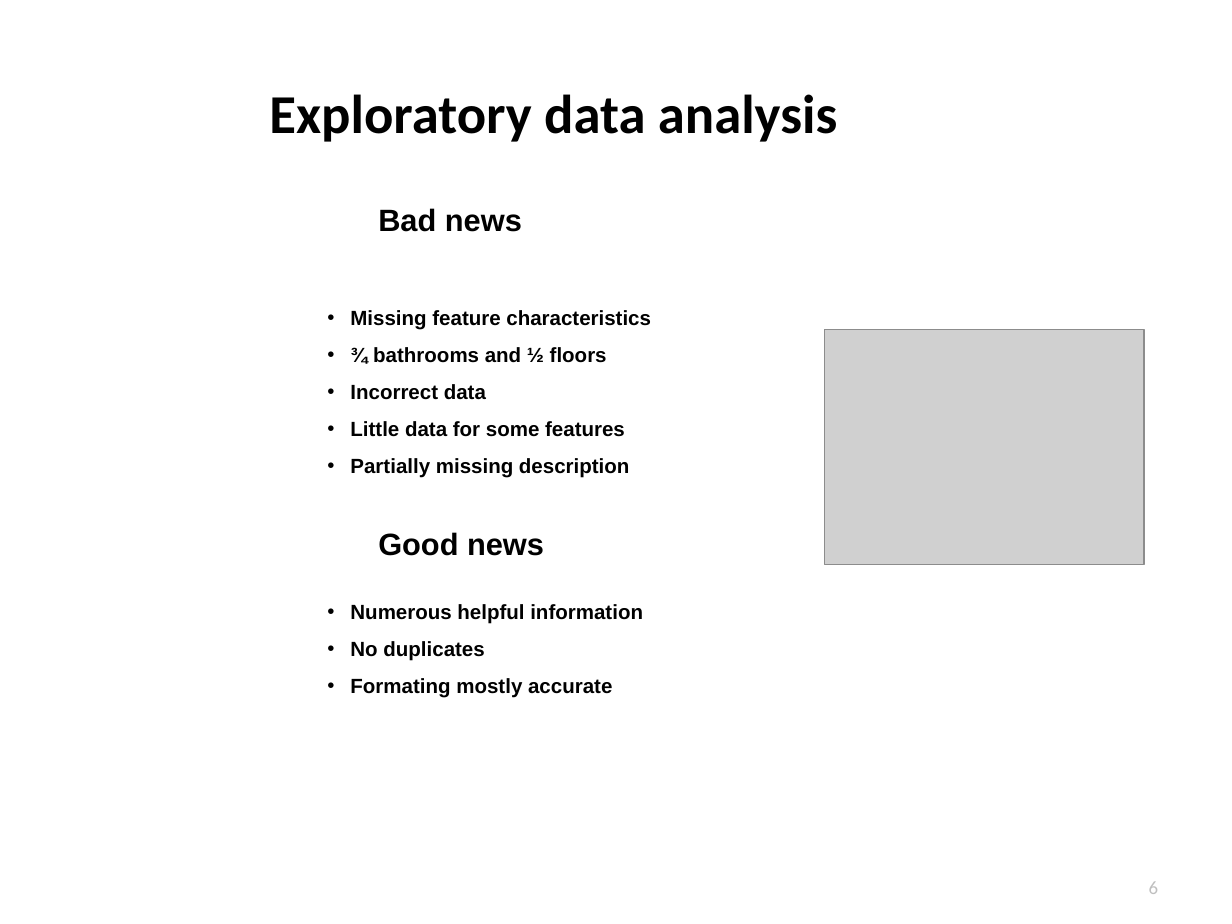
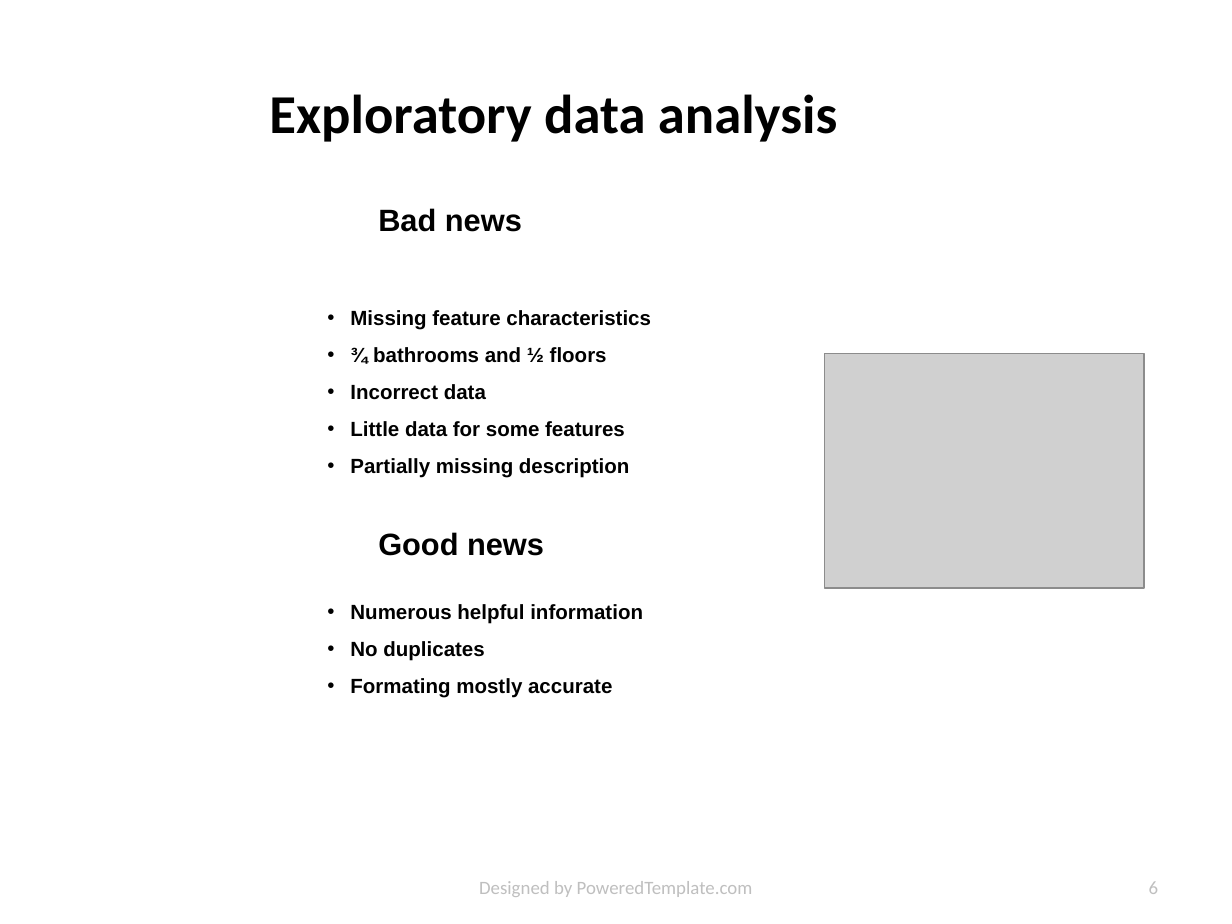
Before and after one commit to argv1/1st-small-EDA, a slide deck: slide 6 of slides/King_County_EDA.pptx. Drawn at 1232x924 pixels with LibreOffice and Linux fonts; fonts in the diff are those of the drawing; grey boxes stand for pictures; background and template pictures are left out. Boxes give left, top, right and bottom in pixels: in the first picture for what was removed or moved away, otherwise in the second. Text is boxed around its words. In the diff, an @@ line names an element or a change of style, - is before the commit and + after.

```diff
--- a/slides/King_County_EDA.pptx
+++ b/slides/King_County_EDA.pptx
@@ picture: place and size @@
-picture at (824, 330, 1143, 565)
+picture at (824, 354, 1143, 589)
@@ text added at (479, 881, 753, 897), 11 pt, text #BFBFBF @@
+Designed by PoweredTemplate.com
```
Also in this commit, not shown: 11 other slides changed, 1 other file.
